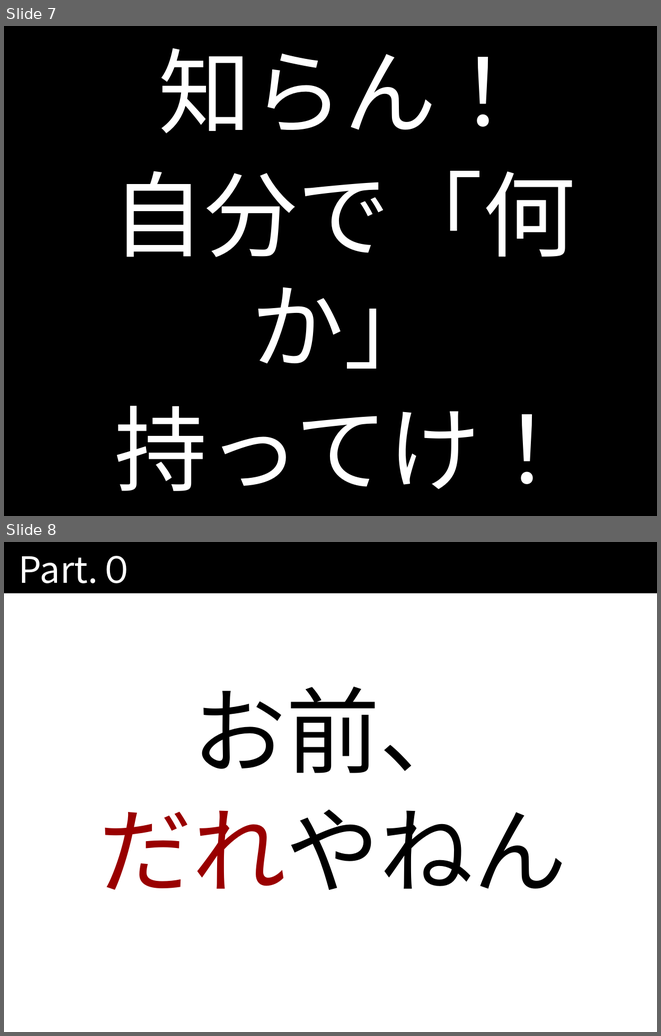
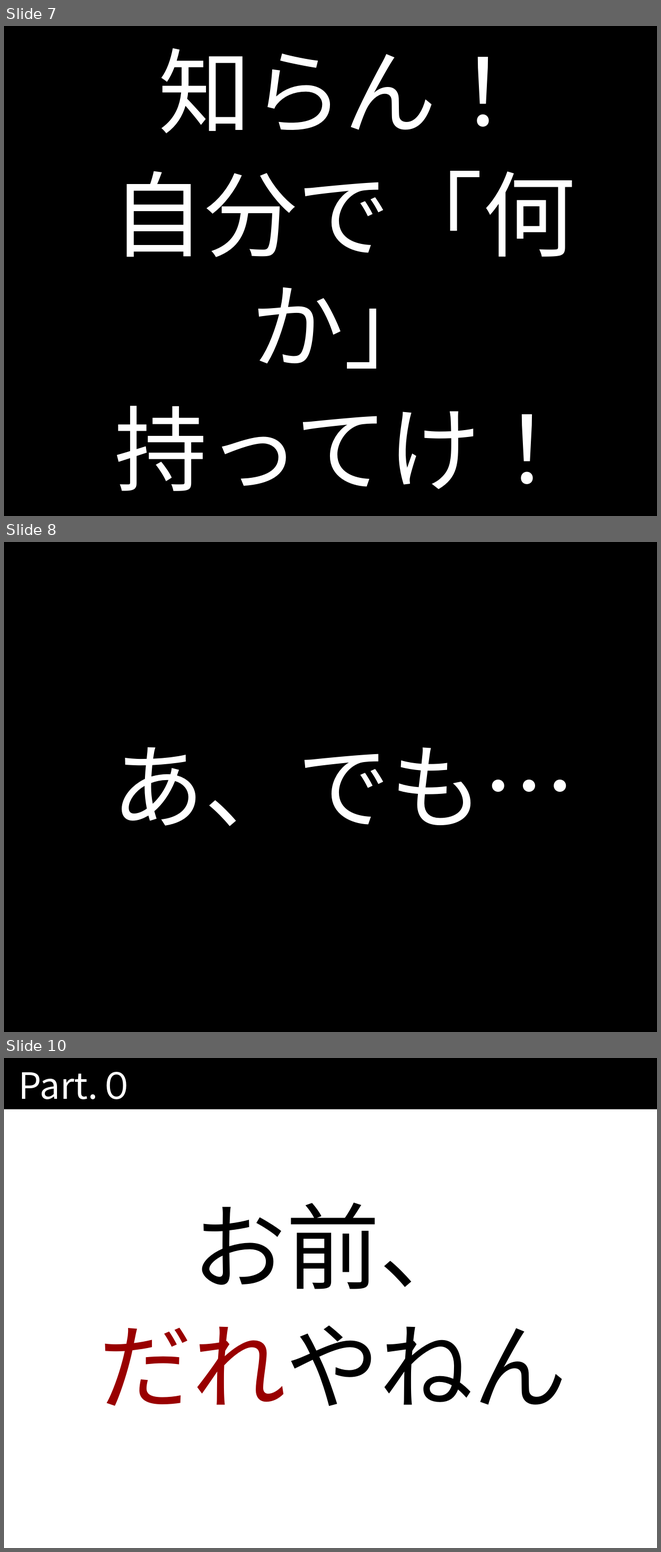
Before and after one commit to kazuhito-m/kazuhito-m.github.io, a slide deck: _drafts/comcamp2016.odp. Shown one above the other, each under a label of ours: slides 7 and 8 before the commit, slides 7, 8 and 10 after it; the slides between them are not shown. The pictures are 661x1036 and 661x1552 pixels, drawn with LibreOffice and Linux fonts; fonts in the diff are those of the drawing. Boxes give left, top, right and bottom in pixels: in the first picture for what was removed or moved away, otherwise in the second. Text is boxed around its words. In the diff, an @@ line names an element or a change of style, - is before the commit and + after.

```diff
--- a/_drafts/comcamp2016.odp
+++ b/_drafts/comcamp2016.odp
@@ slide 8 added at (x1=4, y1=542, x2=657, y2=1032), background #000000 @@
@@ text added at (x1=112, y1=747, x2=576, y2=826), 112.7 pt, text #FFFFFF @@
+あ、でも…
@@ what was slide 8 is now slide 10 @@
```
Also in this commit, not shown: 1 slide changed, 1 other slide added.
